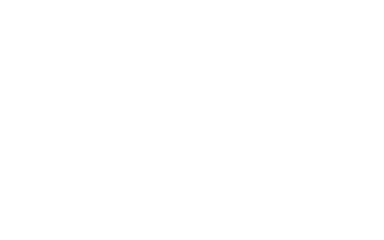
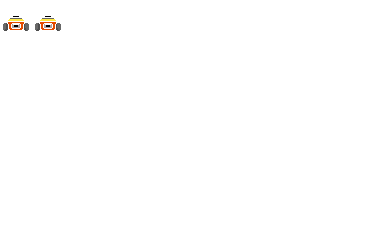
Two versions of the same layered image (384 x 240). Layer-by-layer changes:
painted on "kart2" over left=35, top=16, right=61, bottom=31
painted on "kart" over left=3, top=16, right=29, bottom=31
